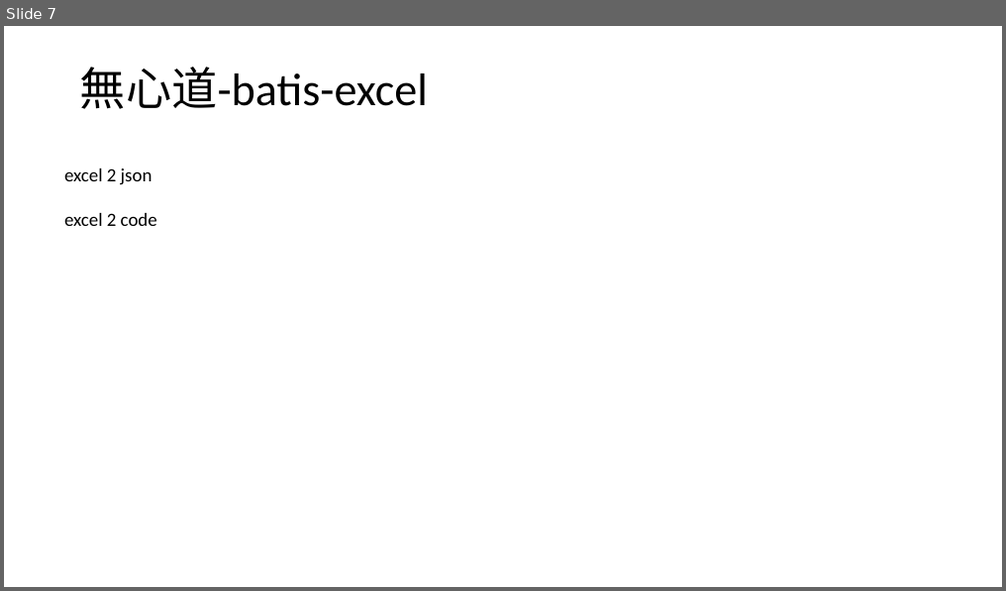
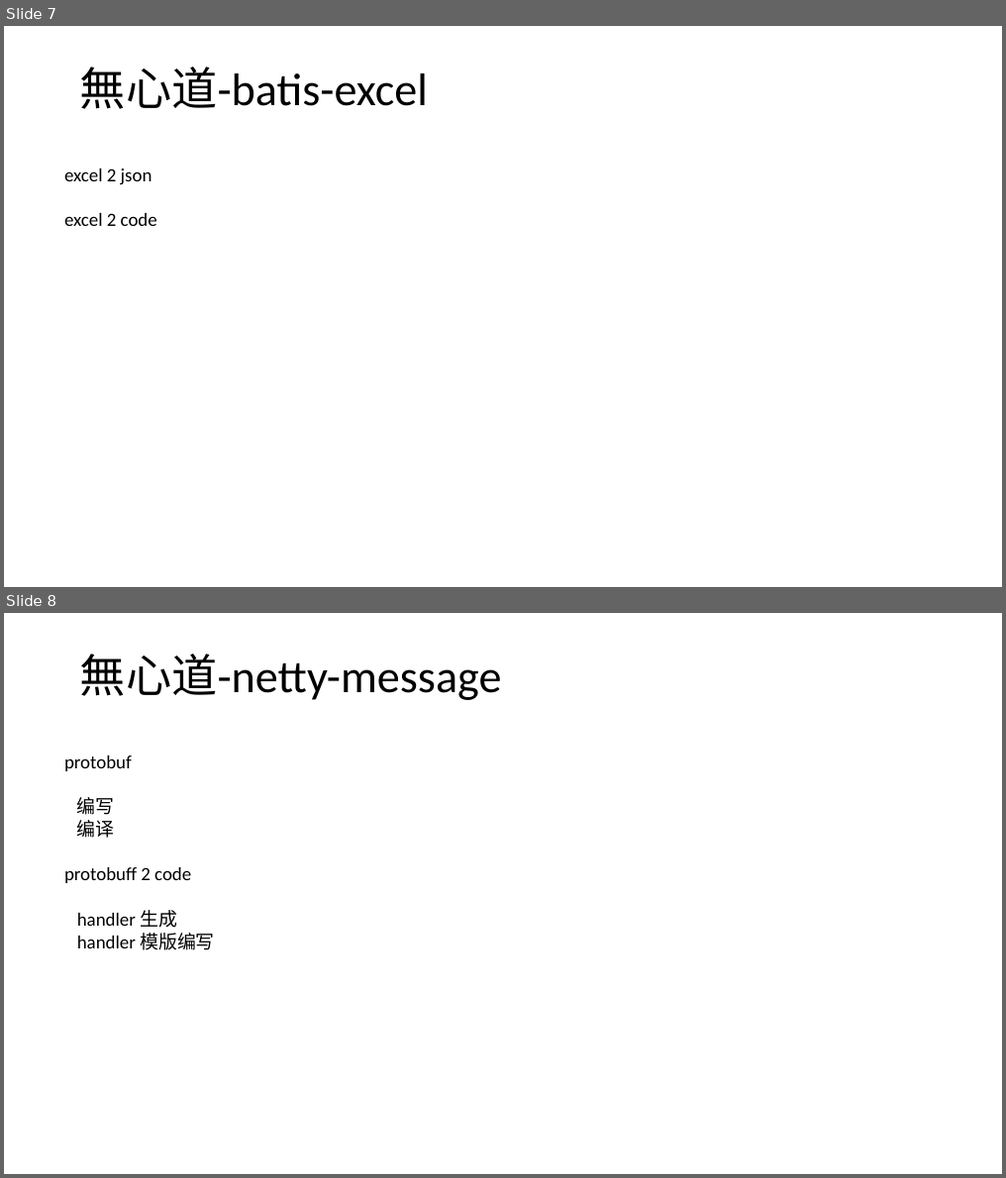
Before and after one commit to wxd-gaming/wxdgaming.boot, a slide deck: 無心道快速开服演示文稿.pptx. Shown one above the other, each under a label of ours: slide 7 before the commit, slides 7 and 8 after it. The pictures are 1006x591 and 1006x1178 pixels, drawn with LibreOffice and Linux fonts; fonts in the diff are those of the drawing. Boxes give left, top, right and bottom in pixels: in the first picture for what was removed or moved away, otherwise in the second. Text is boxed around its words. In the diff, an @@ line names an element or a change of style, - is before the commit and + after.

```diff
--- a/無心道快速开服演示文稿.pptx
+++ b/無心道快速开服演示文稿.pptx
@@ slide 8 added at (4, 613, 1002, 1174), background #FFFFFF @@
@@ title added at (80, 654, 502, 700), 44 pt, text #000000 @@
+無心道-netty-message
@@ text added at (64, 756, 215, 951), 18 pt, text #000000 @@
+protobuf
+编写
+编译
+protobuff 2 code
+handler 生成
+handler 模版编写
```
Also in this commit, not shown: 1 other file.
